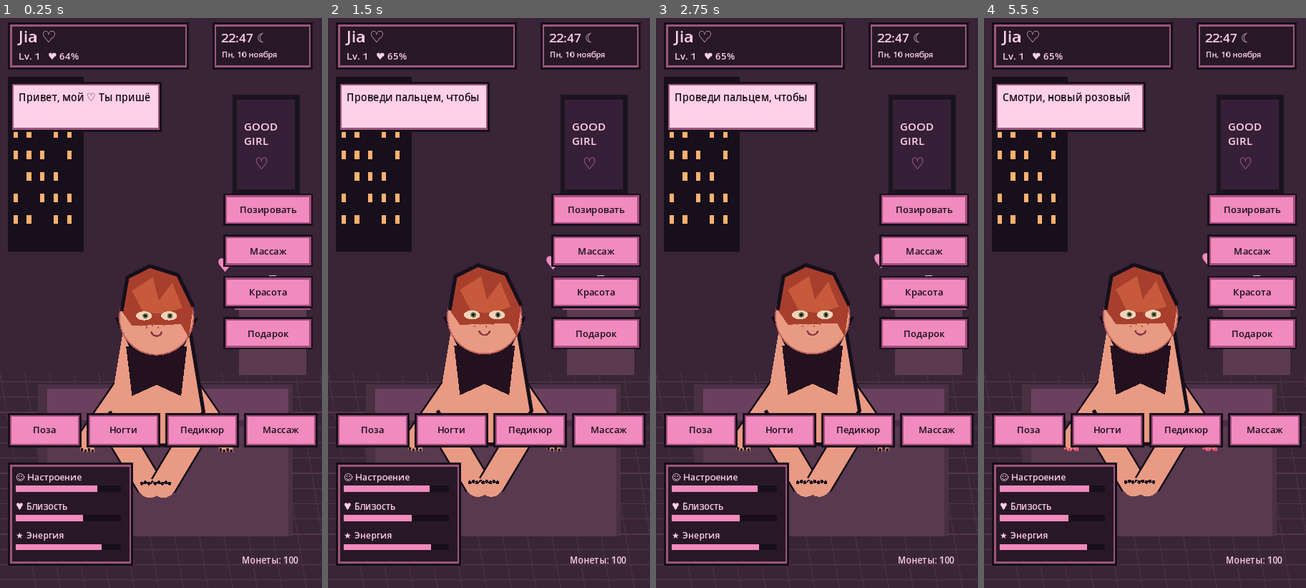
Above: before the commit, frames 1-4 (left to right).
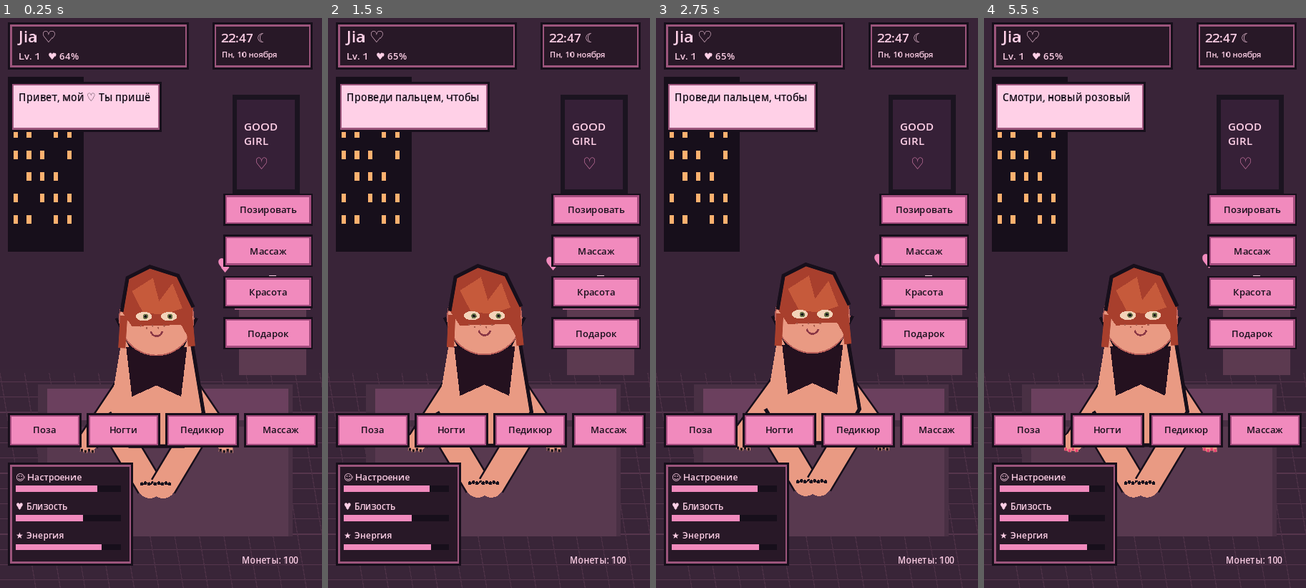
Above: after the commit, the same moments.

Repository: babymurderr0711/jia-android
Game: Godot game, scene res://Main.tscn
The game is run twice, just before and just after one commit, with the same random seed, the same clock (stepped at 60 frames per second) and the same inputs.
Inputs (mouse positions are in pixels of both pictures, inside the frame that each line leads up to):
- Up to frame 1 (0.25 s): no input
- Up to frame 2 (1.5 s): move the mouse to (559, 274) at 0.52 s; click (559, 274) at 0.67 s; drag from (424, 331) to (472, 417) at 1.27 s
- Up to frame 3 (2.75 s): move the mouse to (849, 177) at 2.02 s; click (849, 177) at 2.17 s
- Up to frame 4 (5.5 s): drag from (1128, 417) to (1048, 217) at 2.77 s; move the mouse to (1241, 388) at 3.52 s; click (1241, 388) at 3.67 s; drag from (1048, 217) to (1096, 160) at 4.27 s; move the mouse to (1161, 303) at 5.02 s; click (1161, 303) at 5.17 s

The runs differ from the first frame. In frame 1, 0.7% of the frame differs, in the area x 24-73%, y 43-85%; in frame 2, 0.9%; in frame 3, 0.8%; in frame 4, 1.0%, in the area x 24-73%, y 41-85%.

Commit message:
Add layered idle character animation

Diff:
--- a/godot/main.gd
+++ b/godot/main.gd
@@ -25,7 +25,9 @@
 var action_text := "Привет, мой ♡ Ты пришёл?~"
 var action_timer := 0.0
 var blink := 0.0
+var blink_cooldown := 2.4
 var time_passed := 0.0
+var reaction := 0.0
 var selected_tab := "Дом"
 var massage_progress := 0.0
 var dragging := false
@@ -38,8 +40,11 @@
 func _process(delta: float) -> void:
 	time_passed += delta
 	blink = maxf(0.0, blink - delta)
-	if int(time_passed) % 5 == 0 and fposmod(time_passed, 5.0) < delta:
-		blink = 0.16
+	blink_cooldown -= delta
+	if blink_cooldown <= 0.0:
+		blink = 0.18
+		blink_cooldown = 2.8 + 1.7 * absf(sin(time_passed * 0.73))
+	reaction = maxf(0.0, reaction - delta)
 	if action_timer > 0:
 		action_timer -= delta
 		if action_timer <= 0:
@@ -88,9 +93,13 @@
 	draw_circle(Vector2(620, 602), 5, PINK)
 
 func _draw_character() -> void:
-	var bob := sin(time_passed * 2.2) * 3.0
+	var breath := sin(time_passed * 1.65)
+	var bob := sin(time_passed * 2.2) * 2.5
 	var p: Vector2 = Vector2(350, 675) + pose_offsets[pose_index] + Vector2(0, bob)
-	var sway := sin(time_passed * 1.1) * 7.0
+	var sway := sin(time_passed * 0.9) * 5.0
+	var arm_swing := sin(time_passed * 1.45) * 7.0
+	var head_float := sin(time_passed * 1.25 + 0.5) * 2.2
+	p.y += head_float
 	# pose-dependent silhouette; articulated limbs and joints are redrawn every frame
 	if pose_index == 1:
 		_draw_limb(p + Vector2(-35, 40), p + Vector2(-95, 185), 25)
@@ -103,12 +112,12 @@
 		_draw_limb(p + Vector2(-25, 190), p + Vector2(-150, 250), 42)
 		_draw_limb(p + Vector2(25, 190), p + Vector2(150, 250), 42)
 	else:
-		_draw_limb(p + Vector2(-45, 115), p + Vector2(-155, 275), 42)
-		_draw_limb(p + Vector2(45, 115), p + Vector2(155, 275), 42)
+		_draw_limb(p + Vector2(-45, 115), p + Vector2(-155 + arm_swing, 275 + arm_swing * 0.35), 42)
+		_draw_limb(p + Vector2(45, 115), p + Vector2(155 - arm_swing, 275 - arm_swing * 0.35), 42)
 		_draw_limb(p + Vector2(-90, 250), p + Vector2(-15, 375), 54)
 		_draw_limb(p + Vector2(90, 250), p + Vector2(15, 375), 54)
 	# torso
-	var body := PackedVector2Array([p + Vector2(-75, 30), p + Vector2(75, 30), p + Vector2(105, 210), p + Vector2(60, 285), p + Vector2(-60, 285), p + Vector2(-105, 210)])
+	var body := PackedVector2Array([p + Vector2(-75, 30), p + Vector2(75, 30), p + Vector2(105, 210 + breath * 2.0), p + Vector2(60, 285 + breath * 1.5), p + Vector2(-60, 285 + breath * 1.5), p + Vector2(-105, 210 + breath * 2.0)])
 	draw_colored_polygon(body, SKIN)
 	draw_polyline(body, INK, 7, true)
 	# dark lace top
@@ -122,8 +131,11 @@
 	# hair cap and side locks
 	draw_colored_polygon(PackedVector2Array([p + Vector2(-78, -15), p + Vector2(-65, -90), p + Vector2(-15, -115), p + Vector2(48, -95), p + Vector2(82, -25), p + Vector2(72, 45), p + Vector2(55, 15), p + Vector2(-55, 18)]), HAIR)
 	draw_polyline(PackedVector2Array([p + Vector2(-78, -15), p + Vector2(-65, -90), p + Vector2(-15, -115), p + Vector2(48, -95), p + Vector2(82, -25)]), INK, 7, true)
-	# fringe
-	draw_colored_polygon(PackedVector2Array([p + Vector2(-55, -60), p + Vector2(-8, -90), p + Vector2(5, -38), p + Vector2(35, -78), p + Vector2(58, -22), p + Vector2(15, -8), p + Vector2(-30, -12)]), Color("#c65a3b"))
+	# fringe and softly swaying side locks
+	var fringe_shift := sin(time_passed * 1.05) * 2.5
+	draw_colored_polygon(PackedVector2Array([p + Vector2(-55, -60), p + Vector2(-8, -90), p + Vector2(5 + fringe_shift, -38), p + Vector2(35 + fringe_shift, -78), p + Vector2(58, -22), p + Vector2(15, -8), p + Vector2(-30, -12)]), Color("#c65a3b"))
+	draw_line(p + Vector2(-73, -5), p + Vector2(-78 + sway * 0.35, 66), HAIR, 15, true)
+	draw_line(p + Vector2(72, -8), p + Vector2(78 + sway * 0.35, 62), HAIR, 15, true)
 	# eyes, freckles, mouth
 	if blink > 0:
 		draw_line(p + Vector2(-43, -5), p + Vector2(-12, -5), INK, 5)
@@ -131,13 +143,15 @@
 	else:
 		_draw_ellipse(p + Vector2(-28, -4), Vector2(18, 10), Color("#f3d3b9"))
 		_draw_ellipse(p + Vector2(28, -4), Vector2(18, 10), Color("#f3d3b9"))
-		draw_circle(p + Vector2(-25, -4), 6, Color("#6a7549"))
-		draw_circle(p + Vector2(30, -4), 6, Color("#6a7549"))
-		draw_circle(p + Vector2(-25, -4), 3, INK)
-		draw_circle(p + Vector2(30, -4), 3, INK)
+		var gaze := Vector2(sin(time_passed * 0.42) * 2.0, sin(time_passed * 0.7) * 1.0)
+		draw_circle(p + Vector2(-25, -4) + gaze, 6, Color("#6a7549"))
+		draw_circle(p + Vector2(30, -4) + gaze, 6, Color("#6a7549"))
+		draw_circle(p + Vector2(-25, -4) + gaze, 3, INK)
+		draw_circle(p + Vector2(30, -4) + gaze, 3, INK)
 	for i in range(5):
 		draw_circle(p + Vector2(-35 + i * 13, 17 + (i % 2) * 5), 2, Color("#a85c4d"))
-	draw_arc(p + Vector2(0, 29), 12, 0.2, PI - 0.2, 16, Color("#8b3946"), 4)
+	var smile := 13.0 + (5.0 if reaction > 0.0 else 0.0)
+	draw_arc(p + Vector2(0, 27), smile, 0.15, PI - 0.15, 18, Color("#8b3946"), 4)
 	# hands and manicure details
 	_draw_hand(p + Vector2(-155, 275), manicure)
 	_draw_hand(p + Vector2(155, 275), manicure)
@@ -145,7 +159,10 @@
 	_draw_foot(p + Vector2(-15, 375), pedicure)
 	_draw_foot(p + Vector2(15, 375), pedicure)
 	# floating heart / reaction
-	draw_string(ThemeDB.fallback_font, p + Vector2(135, -105 + sin(time_passed * 2) * 5), "♥", HORIZONTAL_ALIGNMENT_LEFT, -1, 42, PINK)
+	var heart_y := -105 + sin(time_passed * 2.0) * 5.0
+	if reaction > 0.0:
+		heart_y -= 10.0 + sin(time_passed * 8.0) * 3.0
+	draw_string(ThemeDB.fallback_font, p + Vector2(135, heart_y), "♥", HORIZONTAL_ALIGNMENT_LEFT, -1, 42, PINK)
 
 func _draw_limb(a: Vector2, b: Vector2, width: float) -> void:
 	draw_line(a, b, INK, width + 8, true)
@@ -285,6 +302,7 @@
 	_react(2.0)
 
 func _react(amount: float) -> void:
+	reaction = 2.2
 	mood = minf(100.0, mood + amount)
 	closeness = minf(100.0, closeness + 0.5)
 	action_timer = 5.0
